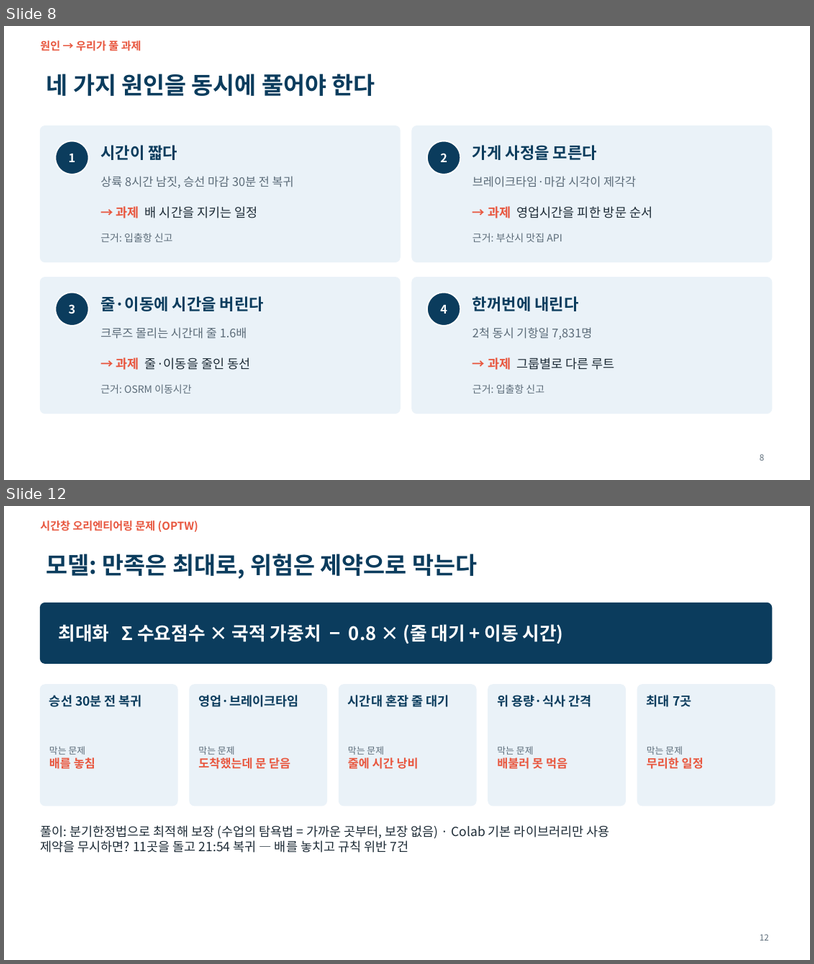
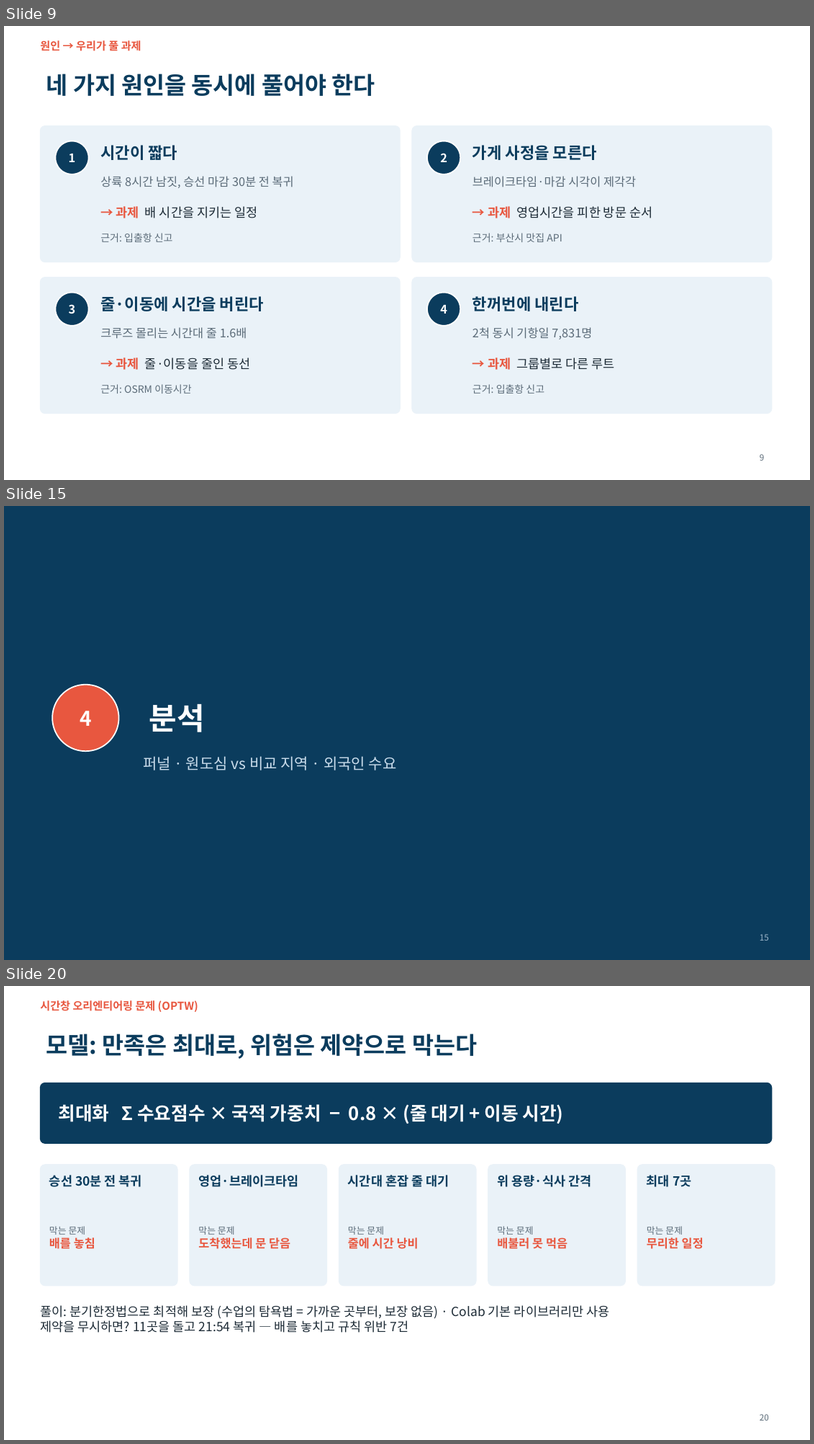
Before and after one commit to ddayoung03/busan-cruise-unpassing, a slide deck: 05_문서/3주차_발표자료.pptx. Shown one above the other, each under a label of ours: slides 8 and 12 before the commit, slides 9, 15 and 20 after it; the slides between them are not shown. The pictures are 814x964 and 814x1444 pixels, drawn with LibreOffice and Linux fonts; fonts in the diff are those of the drawing. Boxes give left, top, right and bottom in pixels: in the first picture for what was removed or moved away, otherwise in the second. Text is boxed around its words. In the diff, an @@ line names an element or a change of style, - is before the commit and + after.

```diff
--- a/05_문서/3주차_발표자료.pptx
+++ b/05_문서/3주차_발표자료.pptx
@@ slide 15 added at [4,506,810,960], background #0B3C5D @@
@@ ellipse added at [52,685,119,751], fill #E8573F, outline #FFFFFF 1.5 pt @@
@@ text added at [80,710,92,726], 24 pt, text #FFFFFF, bold @@
+4
@@ title added at [149,704,204,732], 36 pt, text #FFFFFF, bold @@
+분석
@@ text added at [143,756,397,770], 18 pt, text #C9DCEB @@
+퍼널 · 원도심 vs 비교 지역 · 외국인 수요
@@ page number added at [760,934,769,940], 10 pt, text #9FB8CC @@
+15
@@ what was slide 8 is now slide 9 @@
@@ what was slide 12 is now slide 20 @@
@@ page number at [760,1414,769,1420]: text changed @@
-12
+20
```
Also in this commit, not shown: 8 slides changed, 8 other slides added, 3 other files.
